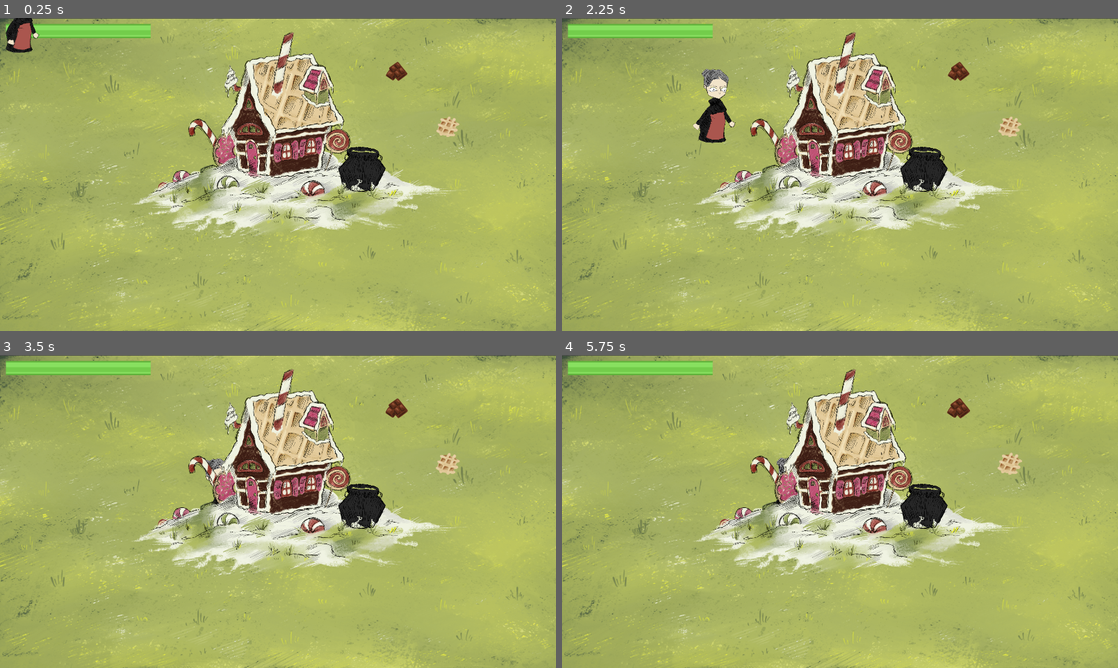
Above: before the commit, frames 1-4 (two rows, left to right).
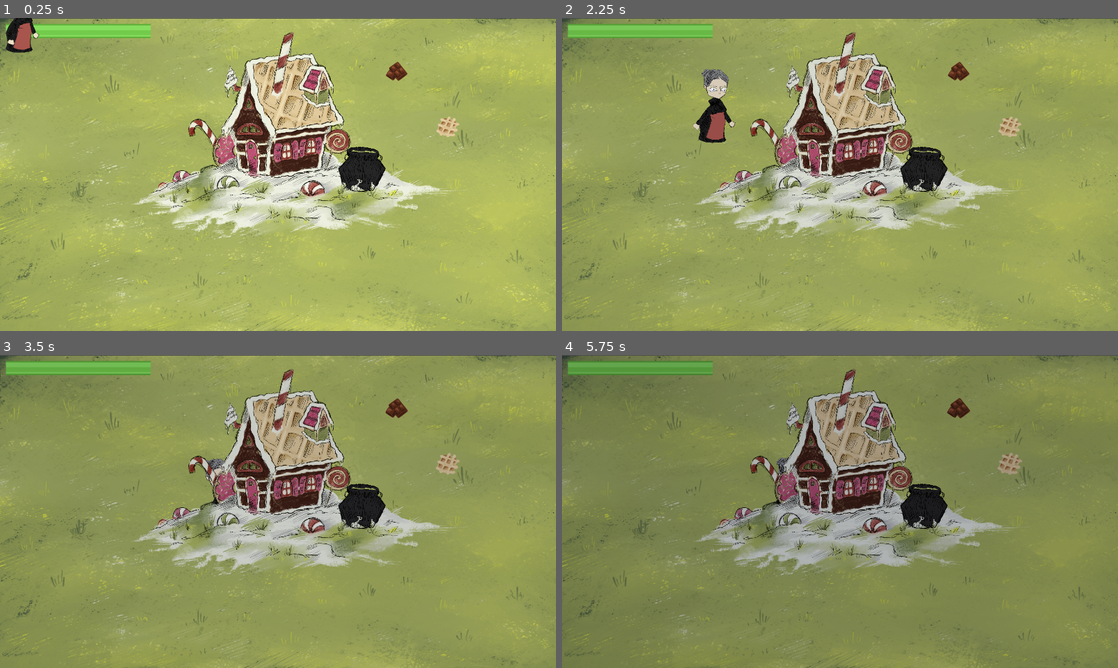
Above: after the commit, the same moments.

Repository: Boris14/GretelsAndHensels
Game: Godot game, scene res://scenes/main.tscn
The game is run twice, just before and just after one commit, with the same random seed, the same clock (stepped at 60 frames per second) and the same inputs.
Inputs (mouse positions are in pixels of both pictures, inside the frame that each line leads up to):
- Up to frame 1 (0.25 s): no input
- Up to frame 2 (2.25 s): move the mouse to (962, 158) at 0.52 s; right-click (962, 158) at 0.6 s; click (962, 158) at 0.67 s; move the mouse to (728, 190) at 1.27 s; right-click (728, 190) at 1.35 s; click (728, 190) at 1.42 s; move the mouse to (895, 105) at 2.02 s; right-click (895, 105) at 2.1 s; click (895, 105) at 2.17 s
- Up to frame 3 (3.5 s): move the mouse to (250, 574) at 2.77 s; right-click (250, 574) at 2.85 s; click (250, 574) at 2.92 s
- Up to frame 4 (5.75 s): move the mouse to (1006, 558) at 3.52 s; right-click (1006, 558) at 3.6 s; click (1006, 558) at 3.67 s; move the mouse to (673, 464) at 4.27 s; right-click (673, 464) at 4.35 s; click (673, 464) at 4.42 s; move the mouse to (867, 511) at 5.02 s; right-click (867, 511) at 5.1 s; click (867, 511) at 5.17 s

The runs differ from the first frame. In frame 2, 3.4% of the frame differs, in the area x 16-97%, y 6-90%; in frame 3, 94%; in frame 4, 97%, in the area x 0-100%, y 0-100%.

Commit message:
Day/night cycle

Diff:
--- a/scripts/main.gd
+++ b/scripts/main.gd
@@ -4,11 +4,18 @@
 const SweetSelector = preload("res://scripts/UI/SweetSelector.gd")
 const BabaYaga = preload("res://scripts/BabaYaga.gd")
 
+const NIGHT_COLOR = Color8(12, 19, 67)
+
 var _bodies = []
+var _curr_lighting = 1.0
+
+@export var day_duration = 8.0
 
 @onready var hud = $HUD as HUD
 @onready var baba_yaga = $BabaYaga as BabaYaga
 #@onready var sweet_selector = $HUD/Sweet as SweetSelector
+
+var _is_day = true
 
 func _sort_bodies_by_y_pos():
 	for _body in _bodies:
@@ -39,6 +46,15 @@
 
 # Called every frame. 'delta' is the elapsed time since the previous frame.
 func _process(delta):
+	var _step = delta * (-0.05 if _is_day else 0.05)
+	_curr_lighting += _step
+	if _is_day and _curr_lighting <= 0.4:
+		_is_day = false
+	elif not _is_day and _curr_lighting >= 1:
+		_is_day = true
+	print(_curr_lighting)
+	modulate = NIGHT_COLOR.lightened(_curr_lighting)
+
 	_sort_bodies_by_y_pos()
 
 	if Input.is_action_just_pressed("ui_cancel"):
